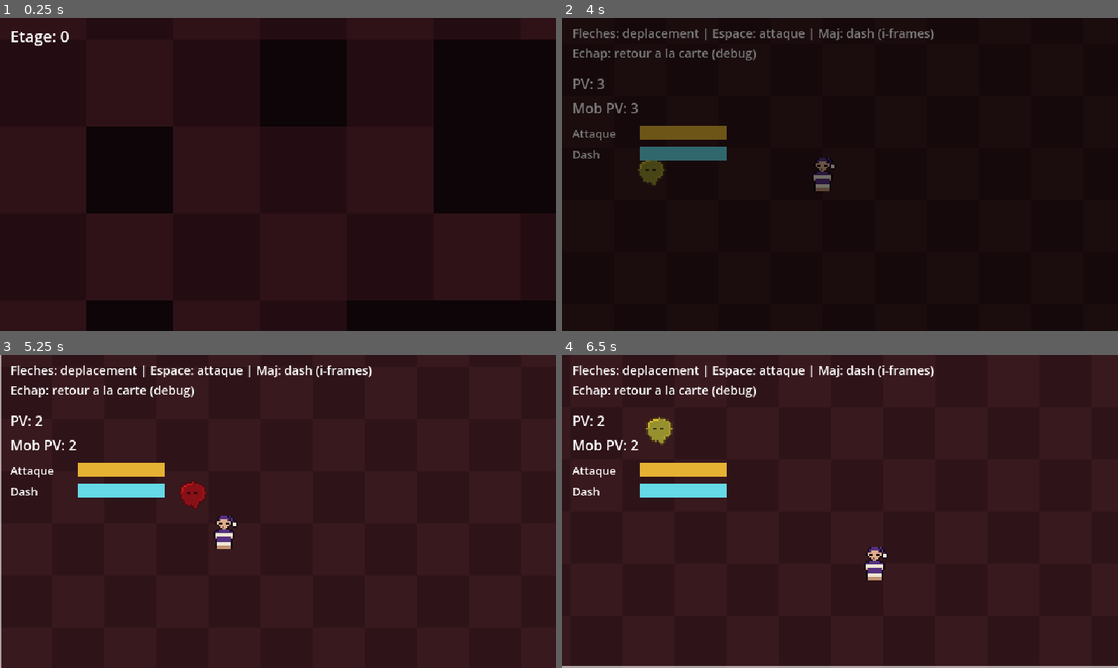
Above: before the commit, frames 1-4 (two rows, left to right).
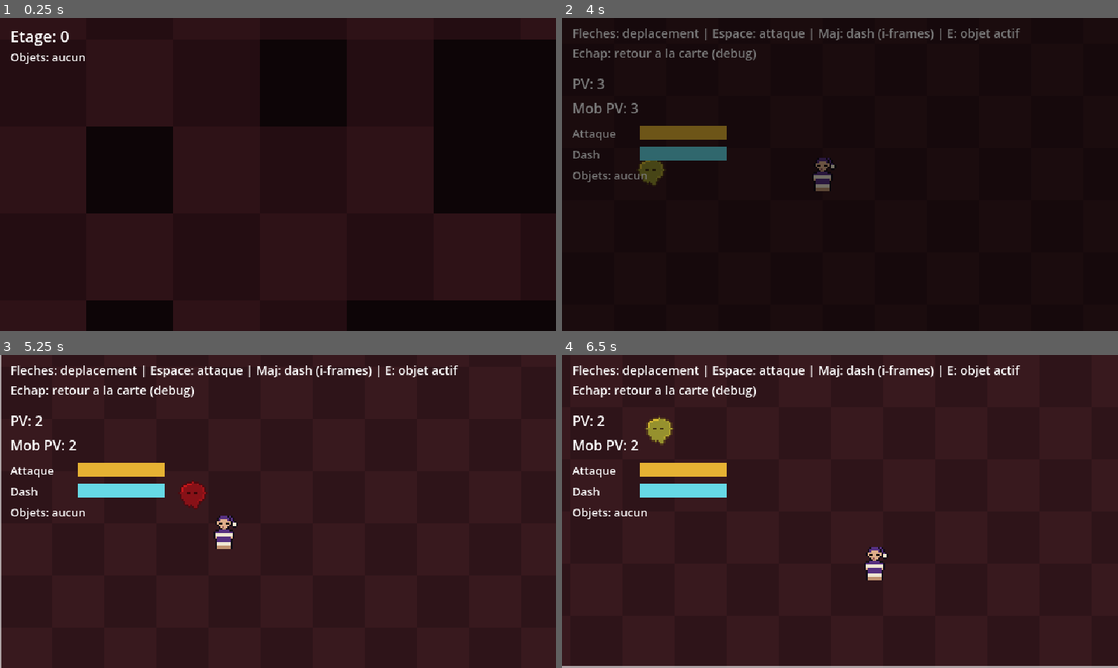
Above: after the commit, the same moments.

Repository: Fairywatch/projet-roguelike
Game: Godot game, scene res://scenes/exploration/Map.tscn
The game is run twice, just before and just after one commit, with the same random seed, the same clock (stepped at 60 frames per second) and the same inputs.
Inputs:
- Up to frame 1 (0.25 s): no input
- Up to frame 2 (4 s): tap Enter at 0.5 s; hold Right (ui_right) 0.53-1.28 s; tap E at 0.6, 1.55, 2.1, 3.05, 3.6 s; tap Space at 0.77, 0.8, 1.07, 1.35, 1.52, 1.82, 2.3, 3.02, 3.32, 3.77, 3.8 s; hold Down (ui_down) 1.28-2.03 s; hold Right (ui_right) 2.03-2.78 s; hold Up (ui_up) 2.78-3.53 s; tap Shift at 2.85 s; hold Left (ui_left) from 3.53 s (still down)
- Up to frame 3 (5.25 s): tap Space at 4.07, 4.35, 4.52, 4.82 s; tap E at 4.55, 5.1 s; release Left (ui_left) at 5.03 s; hold Down (ui_down) from 5.03 s (still down)
- Up to frame 4 (6.5 s): tap Space at 5.3, 6.02, 6.32 s; release Down (ui_down) at 5.78 s; hold Right (ui_right) from 5.78 s (still down); tap Shift at 5.85 s; tap E at 6.05 s

The runs differ from the first frame. In frame 1, 0.2% of the frame differs, in the area x 1-16%, y 11-15%; in frame 2, 0.3%; in frame 3, 0.4%, in the area x 1-83%, y 3-53%; in frame 4, 0.4%.

Commit message:
Add loot system: item drops, passive/active inventory
Combat drops (guaranteed against bosses, chance-based otherwise) grant
Isaac-style stacking passive items or a single active item usable with
E. Inventory lives in GameState so it persists across floors/fights but
resets on death, per the GDD's "stuff de run" rule.

Diff:
--- a/autoload/game_state.gd
+++ b/autoload/game_state.gd
@@ -2,6 +2,7 @@
 
 const DEATH_SETBACK_FLOORS := 5
 const MIN_FLOOR_INDEX := -10
+const ACTIVE_MAX_CHARGES := 3
 
 var return_map_path := "res://scenes/exploration/Map.tscn"
 var return_position: Vector2 = Vector2.ZERO
@@ -11,6 +12,10 @@
 var guardian_fight: bool = false
 var negative_dive_available: bool = true
 var pending_message: String = ""
+
+var passive_items: Dictionary = {}
+var active_item_id: String = ""
+var active_charges: int = 0
 
 func get_or_create_floor_data(index: int) -> Dictionary:
 	if not floor_data_by_index.has(index):
@@ -36,6 +41,7 @@
 			floor_data_by_index.erase(key)
 	floor_index = new_index
 	return_position = Vector2.ZERO
+	reset_run_items()
 
 func apply_negative_death() -> void:
 	for key in floor_data_by_index.keys():
@@ -45,6 +51,7 @@
 	negative_dive_available = false
 	return_position = Vector2.ZERO
 	pending_message = "Tu t'es perdu dans les profondeurs... le passage s'est refermé pour de bon."
+	reset_run_items()
 
 func complete_negative_run() -> void:
 	for key in floor_data_by_index.keys():
@@ -52,4 +59,32 @@
 			floor_data_by_index.erase(key)
 	floor_index = 0
 	return_position = Vector2.ZERO
-	pending_message = "Tu remontes des profondeurs avec un lourd butin... (loot a venir)"
+	var bonus_id: String = Items.PASSIVES.pick_random()["id"]
+	add_passive_item(bonus_id)
+	var bonus_name: String = Items.find_passive(bonus_id)["name"]
+	pending_message = "Tu remontes des profondeurs avec un lourd butin : %s !" % bonus_name
+
+func add_passive_item(id: String) -> void:
+	passive_items[id] = passive_items.get(id, 0) + 1
+
+func set_active_item(id: String) -> void:
+	active_item_id = id
+	active_charges = ACTIVE_MAX_CHARGES
+
+func reset_run_items() -> void:
+	passive_items.clear()
+	active_item_id = ""
+	active_charges = 0
+
+func inventory_summary() -> String:
+	if passive_items.is_empty() and active_item_id == "":
+		return "Objets: aucun"
+	var parts: Array = []
+	for id in passive_items.keys():
+		var item := Items.find_passive(id)
+		parts.append("%s x%d" % [item.get("name", id), passive_items[id]])
+	var text := "Objets: " + (", ".join(parts) if not parts.is_empty() else "aucun")
+	if active_item_id != "":
+		var active_item := Items.find_active(active_item_id)
+		text += " | Actif: %s (%d)" % [active_item.get("name", active_item_id), active_charges]
+	return text
--- a/scenes/combat/CombatArena.tscn
+++ b/scenes/combat/CombatArena.tscn
@@ -54,7 +54,19 @@
 offset_right = 400
 offset_bottom = 60
 theme_override_font_sizes/font_size = 14
-text = "Fleches: deplacement | Espace: attaque | Maj: dash (i-frames)\nEchap: retour a la carte (debug)"
+text = "Fleches: deplacement | Espace: attaque | Maj: dash (i-frames) | E: objet actif\nEchap: retour a la carte (debug)"
+
+[node name="ItemMessageLabel" type="Label" parent="UI"]
+visible = false
+anchor_left = 0.5
+anchor_right = 0.5
+offset_left = -220
+offset_top = 64
+offset_right = 220
+offset_bottom = 88
+theme_override_font_sizes/font_size = 15
+horizontal_alignment = 1
+text = ""
 
 [node name="HPLabel" type="Label" parent="UI"]
 offset_left = 12
@@ -111,3 +123,12 @@
 offset_right = 100
 offset_bottom = 16
 color = Color(0.4, 0.85, 0.9, 1)
+
+[node name="ItemsLabel" type="Label" parent="UI"]
+offset_left = 12
+offset_top = 172
+offset_right = 620
+offset_bottom = 212
+theme_override_font_sizes/font_size = 13
+autowrap_mode = 3
+text = "Objets: aucun"
--- /dev/null
+++ b/scenes/combat/DashTrail.tscn
@@ -0,0 +1,16 @@
+[gd_scene load_steps=3 format=3]
+
+[ext_resource type="Script" path="res://scripts/combat/dash_trail.gd" id="1"]
+
+[sub_resource type="CircleShape2D" id="TrailShape"]
+radius = 14
+
+[node name="DashTrail" type="Area2D"]
+script = ExtResource("1")
+
+[node name="Visual" type="Polygon2D" parent="."]
+color = Color(0.5, 0.8, 0.95, 0.5)
+polygon = PackedVector2Array(-14, 0, -7, -12, 7, -12, 14, 0, 7, 12, -7, 12)
+
+[node name="CollisionShape2D" type="CollisionShape2D" parent="."]
+shape = SubResource("TrailShape")
--- /dev/null
+++ b/scenes/combat/MirrorDecoy.tscn
@@ -0,0 +1,10 @@
+[gd_scene load_steps=2 format=3]
+
+[ext_resource type="Script" path="res://scripts/combat/mirror_decoy.gd" id="1"]
+
+[node name="MirrorDecoy" type="Node2D"]
+script = ExtResource("1")
+
+[node name="Visual" type="Polygon2D" parent="."]
+color = Color(0.85, 0.9, 1, 0.7)
+polygon = PackedVector2Array(-16, -16, 16, -16, 16, 16, -16, 16)
--- a/scenes/exploration/Map.tscn
+++ b/scenes/exploration/Map.tscn
@@ -48,3 +48,12 @@
 horizontal_alignment = 1
 autowrap_mode = 3
 text = ""
+
+[node name="ItemsLabel" type="Label" parent="UI"]
+offset_left = 12
+offset_top = 36
+offset_right = 620
+offset_bottom = 76
+theme_override_font_sizes/font_size = 13
+autowrap_mode = 3
+text = "Objets: aucun"
--- a/scripts/combat/base_mob.gd
+++ b/scripts/combat/base_mob.gd
@@ -20,6 +20,7 @@
 var player: Node2D
 
 func _ready() -> void:
+	add_to_group("mobs")
 	base_color = sprite.modulate
 	player = get_tree().get_first_node_in_group("player")
 	_on_ready()
@@ -95,10 +96,10 @@
 		return
 	state = State.CHASE
 
-func take_hit() -> void:
+func take_hit(damage: int = 1) -> void:
 	if state == State.DEAD:
 		return
-	hp -= 1
+	hp -= damage
 	hp_changed.emit(hp)
 	if hp <= 0:
 		_die()
@@ -117,3 +118,22 @@
 
 func _on_death() -> void:
 	pass
+
+func apply_slow(duration: float, factor: float) -> void:
+	if state == State.DEAD:
+		return
+	chase_speed *= factor
+	await get_tree().create_timer(duration).timeout
+	if state != State.DEAD:
+		chase_speed /= factor
+
+func stun(duration: float) -> void:
+	if state == State.DEAD:
+		return
+	state = State.COOLDOWN
+	sprite.modulate = Color(0.55, 0.6, 1.0, 1)
+	await get_tree().create_timer(duration).timeout
+	if state == State.DEAD:
+		return
+	sprite.modulate = base_color
+	state = State.CHASE
--- a/scripts/combat/combat_arena.gd
+++ b/scripts/combat/combat_arena.gd
@@ -1,6 +1,9 @@
 extends Node2D
 
 const BAR_WIDTH := 100.0
+const DROP_CHANCE := 0.45
+const ACTIVE_DROP_WEIGHT := 0.25
+const TELEGRAPH_BONUS_PER_STACK := 0.25
 
 const GuardianMobScene := preload("res://scenes/combat/OmbreRampante.tscn")
 const MOB_POOL := [
@@ -19,19 +22,29 @@
 @onready var mob_spawn: Marker2D = $MobSpawn
 @onready var attack_bar_fill: ColorRect = $UI/AttackBarBack/AttackBarFill
 @onready var dash_bar_fill: ColorRect = $UI/DashBarBack/DashBarFill
+@onready var items_label: Label = $UI/ItemsLabel
+@onready var item_message_label: Label = $UI/ItemMessageLabel
 
 var mob: CharacterBody2D
+var is_boss_fight := false
 
 func _ready() -> void:
 	player.hp_changed.connect(_on_player_hp_changed)
 	player.died.connect(_on_player_died)
+	player.item_message.connect(_on_item_message)
+	items_label.text = GameState.inventory_summary()
 
 	var mob_scene: PackedScene = _pick_mob_scene()
+	is_boss_fight = GameState.guardian_fight or mob_scene == NEGATIVE_FLOOR_MOB
 	mob = mob_scene.instantiate()
 	mob.position = mob_spawn.position
 	add_child(mob)
 	mob.hp_changed.connect(_on_mob_hp_changed)
 	mob.died.connect(_on_mob_died)
+
+	var telegraph_stacks: int = GameState.passive_items.get("oeil_qui_traine", 0)
+	if telegraph_stacks > 0:
+		mob.telegraph_duration *= (1.0 + TELEGRAPH_BONUS_PER_STACK * telegraph_stacks)
 
 	if GameState.guardian_fight:
 		mob.empower_as_guardian()
@@ -54,7 +67,7 @@
 	attack_bar_fill.size.x = BAR_WIDTH * attack_ratio
 
 	var dash_cooldown: float = player.dash_cooldown_timer
-	var dash_cooldown_max: float = player.DASH_COOLDOWN
+	var dash_cooldown_max: float = player.dash_cooldown_effective
 	var dash_ratio: float = 1.0 - clamp(dash_cooldown / dash_cooldown_max, 0.0, 1.0)
 	dash_bar_fill.size.x = BAR_WIDTH * dash_ratio
 
@@ -66,14 +79,33 @@
 func _on_player_hp_changed(hp: int) -> void:
 	hp_label.text = "PV: %d" % hp
 
+func _on_item_message(text: String) -> void:
+	item_message_label.text = text
+	item_message_label.visible = true
+	items_label.text = GameState.inventory_summary()
+	await get_tree().create_timer(2.0).timeout
+	item_message_label.visible = false
+
 func _on_mob_hp_changed(hp: int) -> void:
 	mob_label.text = ("Gardien PV: %d" if GameState.guardian_fight else "Mob PV: %d") % hp
+
+func _maybe_drop_item() -> void:
+	if not is_boss_fight and randf() >= DROP_CHANCE:
+		return
+	var grant_active: bool = GameState.active_item_id == "" and randf() < ACTIVE_DROP_WEIGHT
+	var id: String
+	if grant_active:
+		id = Items.ACTIVES.pick_random()["id"]
+	else:
+		id = Items.PASSIVES.pick_random()["id"]
+	player.obtain_item(id)
 
 func _on_mob_died() -> void:
 	var was_guardian := GameState.guardian_fight
 	GameState.guardian_fight = false
 	mob_label.text = "Gardien vaincu !" if was_guardian else "Mob vaincu !"
-	await get_tree().create_timer(0.8).timeout
+	_maybe_drop_item()
+	await get_tree().create_timer(1.4).timeout
 	if was_guardian:
 		GameState.descend_floor()
 	SceneTransition.change_scene(GameState.return_map_path)
--- /dev/null
+++ b/scripts/combat/dash_trail.gd
@@ -0,0 +1,9 @@
+extends Area2D
+
+func _ready() -> void:
+	body_entered.connect(_on_body_entered)
+	get_tree().create_timer(0.4).timeout.connect(queue_free)
+
+func _on_body_entered(body: Node2D) -> void:
+	if body.has_method("take_hit"):
+		body.take_hit()
--- a/scripts/combat/hurtbox.gd
+++ b/scripts/combat/hurtbox.gd
@@ -1,6 +1,6 @@
 extends Area2D
 
-func register_hit() -> void:
+func register_hit(damage: int = 1) -> void:
 	var target := get_parent()
 	if target.has_method("take_hit"):
-		target.take_hit()
+		target.take_hit(damage)
--- /dev/null
+++ b/scripts/combat/mirror_decoy.gd
@@ -0,0 +1,10 @@
+extends Node2D
+
+var time := 0.0
+
+func _process(delta: float) -> void:
+	time += delta
+	modulate.a = 1.0 - (time / 1.5)
+	scale = Vector2.ONE * (1.0 + sin(time * 10.0) * 0.1)
+	if time >= 1.5:
+		queue_free()
--- a/scripts/combat/player_combat.gd
+++ b/scripts/combat/player_combat.gd
@@ -2,14 +2,20 @@
 
 signal hp_changed(hp: int)
 signal died
+signal item_message(text: String)
 
 const SPEED := 200.0
 const DASH_SPEED := 600.0
 const DASH_DURATION := 0.18
-const DASH_COOLDOWN := 0.6
+const DASH_COOLDOWN_BASE := 0.6
 const ATTACK_DURATION := 0.15
 const ATTACK_COOLDOWN := 0.35
-const MAX_HP := 3
+const BASE_MAX_HP := 3
+const HEAL_ON_HIT_CHANCE_PER_STACK := 0.15
+const DASH_COOLDOWN_MULT_PER_STACK := 0.85
+
+const DashTrailScene := preload("res://scenes/combat/DashTrail.tscn")
+const MirrorDecoyScene := preload("res://scenes/combat/MirrorDecoy.tscn")
 
 @onready var attack_hitbox: Area2D = $AttackHitbox
 @onready var attack_shape: CollisionShape2D = $AttackHitbox/CollisionShape2D
@@ -21,12 +27,64 @@
 var dash_timer := 0.0
 var dash_cooldown_timer := 0.0
 var attack_cooldown_timer := 0.0
-var hp := MAX_HP
+var dash_trail_timer := 0.0
+
+var max_hp := BASE_MAX_HP
+var hp := BASE_MAX_HP
+var attack_damage := 1
+var dash_cooldown_effective := DASH_COOLDOWN_BASE
+var has_dash_trail := false
+var has_slow_on_hit := false
+var heal_on_hit_chance := 0.0
+var extra_lives := 0
 
 func _ready() -> void:
 	add_to_group("player")
 	attack_shape.disabled = true
 	attack_hitbox.area_entered.connect(_on_attack_area_entered)
+	_apply_all_passive_items()
+	hp = max_hp
+
+func _apply_all_passive_items() -> void:
+	max_hp = BASE_MAX_HP
+	attack_damage = 1
+	dash_cooldown_effective = DASH_COOLDOWN_BASE
+	has_dash_trail = false
+	has_slow_on_hit = false
+	heal_on_hit_chance = 0.0
+	extra_lives = 0
+	for id in GameState.passive_items.keys():
+		var count: int = GameState.passive_items[id]
+		_apply_passive_stack(id, count)
+
+func _apply_passive_stack(id: String, count: int) -> void:
+	match id:
+		"plume_de_reve":
+			max_hp += count
+		"sablier_fele":
+			dash_cooldown_effective = DASH_COOLDOWN_BASE * pow(DASH_COOLDOWN_MULT_PER_STACK, count)
+		"larme_de_crocodile":
+			heal_on_hit_chance = HEAL_ON_HIT_CHANCE_PER_STACK * count
+		"coup_de_barre":
+			has_dash_trail = true
+		"grelot_du_sommeil":
+			has_slow_on_hit = true
+		"pacte_dombre":
+			attack_damage += count
+			max_hp = max(1, max_hp - count)
+		"croque_mort_au_chomage":
+			extra_lives += count
+
+func obtain_item(id: String) -> void:
+	var is_active: bool = not Items.find_active(id).is_empty()
+	if is_active:
+		GameState.set_active_item(id)
+	else:
+		GameState.add_passive_item(id)
+		_apply_all_passive_items()
+		hp = min(hp, max_hp)
+	var item := Items.find(id)
+	item_message.emit("Objet obtenu : %s" % item.get("name", id))
 
 func _physics_process(delta: float) -> void:
 	if dead:
@@ -47,6 +105,11 @@
 
 	if dashing:
 		dash_timer -= delta
+		if has_dash_trail:
+			dash_trail_timer -= delta
+			if dash_trail_timer <= 0.0:
+				dash_trail_timer = 0.05
+				_spawn_dash_trail()
 		if dash_timer <= 0.0:
 			dashing = false
 			invincible = false
@@ -62,15 +125,25 @@
 func _unhandled_key_input(event: InputEvent) -> void:
 	if dead:
 		return
-	if event is InputEventKey and event.physical_keycode == KEY_SPACE and event.pressed and not event.echo:
+	if not (event is InputEventKey) or not event.pressed or event.echo:
+		return
+	if event.physical_keycode == KEY_SPACE:
 		_try_attack()
+	elif event.physical_keycode == KEY_E:
+		_use_active_item()
 
 func _start_dash() -> void:
 	dashing = true
 	invincible = true
 	dash_timer = DASH_DURATION
-	dash_cooldown_timer = DASH_COOLDOWN
+	dash_cooldown_timer = dash_cooldown_effective
+	dash_trail_timer = 0.0
 	modulate.a = 0.5
+
+func _spawn_dash_trail() -> void:
+	var trail: Area2D = DashTrailScene.instantiate()
+	get_tree().current_scene.add_child(trail)
+	trail.global_position = global_position
 
 func _try_attack() -> void:
 	if attack_cooldown_timer > 0.0:
@@ -81,12 +154,51 @@
 	await get_tree().create_timer(ATTACK_DURATION).timeout
 	attack_shape.disabled = true
 
+func _use_active_item() -> void:
+	if GameState.active_item_id == "" or GameState.active_charges <= 0:
+		return
+	GameState.active_charges -= 1
+	match GameState.active_item_id:
+		"sept_ans_de_malheur":
+			_use_sept_ans_de_malheur()
+		"mouchoir_usage":
+			_use_mouchoir_usage()
+		"reveil_strident":
+			_use_reveil_strident()
+
+func _use_sept_ans_de_malheur() -> void:
+	var decoy: Node2D = MirrorDecoyScene.instantiate()
+	get_tree().current_scene.add_child(decoy)
+	decoy.global_position = global_position
+	invincible = true
+	await get_tree().create_timer(1.5).timeout
+	if not dashing:
+		invincible = false
+
+func _use_mouchoir_usage() -> void:
+	if hp < max_hp:
+		hp += 1
+		hp_changed.emit(hp)
+
+func _use_reveil_strident() -> void:
+	for mob in get_tree().get_nodes_in_group("mobs"):
+		if global_position.distance_to(mob.global_position) <= 220.0:
+			mob.stun(1.2)
+
 func _on_attack_area_entered(area: Area2D) -> void:
 	if area.has_method("register_hit"):
-		area.register_hit()
+		area.register_hit(attack_damage)
+	if has_slow_on_hit and area.get_parent() and area.get_parent().has_method("apply_slow"):
+		area.get_parent().apply_slow(1.0, 0.5)
+	if heal_on_hit_chance > 0.0 and hp < max_hp and randf() < heal_on_hit_chance:
+		hp += 1
+		hp_changed.emit(hp)
 
 func take_damage() -> void:
 	if invincible or dead:
+		return
+	if hp <= 1 and extra_lives > 0:
+		extra_lives -= 1
 		return
 	hp -= 1
 	hp_changed.emit(hp)
--- a/scripts/exploration/map.gd
+++ b/scripts/exploration/map.gd
@@ -10,6 +10,7 @@
 @onready var encounter_timer: Timer = $EncounterTimer
 @onready var floor_label: Label = $UI/FloorLabel
 @onready var message_label: Label = $UI/MessageLabel
+@onready var items_label: Label = $UI/ItemsLabel
 
 func _ready() -> void:
 	var floor_meta := GameState.get_or_create_floor_data(GameState.floor_index)
@@ -22,6 +23,7 @@
 	background.setup(floor_data.floor_cells, FloorGenerator.GRID_WIDTH, FloorGenerator.GRID_HEIGHT, floor_meta["intensity"])
 	_spawn_floor_exit(floor_data)
 	floor_label.text = "Etage: %d" % GameState.floor_index
+	items_label.text = GameState.inventory_summary()
 
 	if GameState.return_position != Vector2.ZERO:
 		player.global_position = GameState.return_position
--- /dev/null
+++ b/scripts/items/items.gd
@@ -0,0 +1,37 @@
+class_name Items
+extends RefCounted
+
+const PASSIVES := [
+	{"id": "plume_de_reve", "name": "Plume de reve", "desc": "+1 PV max"},
+	{"id": "sablier_fele", "name": "Sablier fele", "desc": "Dash se recharge plus vite"},
+	{"id": "larme_de_crocodile", "name": "Larme de crocodile", "desc": "Chance de soin en touchant un ennemi"},
+	{"id": "coup_de_barre", "name": "Coup de barre", "desc": "Le dash laisse une trainee blessante"},
+	{"id": "grelot_du_sommeil", "name": "Grelot du sommeil", "desc": "Les ennemis touches sont ralentis"},
+	{"id": "oeil_qui_traine", "name": "Oeil qui traine", "desc": "Les telegraphes ennemis durent plus longtemps"},
+	{"id": "croque_mort_au_chomage", "name": "Croque-mort au chomage", "desc": "Survit a un coup fatal (par combat)"},
+	{"id": "pacte_dombre", "name": "Pacte d'ombre", "desc": "+Degats, -1 PV max"},
+]
+
+const ACTIVES := [
+	{"id": "sept_ans_de_malheur", "name": "Sept Ans de Malheur", "desc": "Invincibilite bref + leurre"},
+	{"id": "mouchoir_usage", "name": "Mouchoir usage", "desc": "Soigne 1 PV (charges limitees)"},
+	{"id": "reveil_strident", "name": "Reveil strident", "desc": "Etourdit les ennemis proches"},
+]
+
+static func find_passive(id: String) -> Dictionary:
+	for item in PASSIVES:
+		if item["id"] == id:
+			return item
+	return {}
+
+static func find_active(id: String) -> Dictionary:
+	for item in ACTIVES:
+		if item["id"] == id:
+			return item
+	return {}
+
+static func find(id: String) -> Dictionary:
+	var passive := find_passive(id)
+	if not passive.is_empty():
+		return passive
+	return find_active(id)
Not shown, added: scripts/combat/dash_trail.gd.uid
Not shown, added: scripts/combat/mirror_decoy.gd.uid
Not shown, added: scripts/items/items.gd.uid
